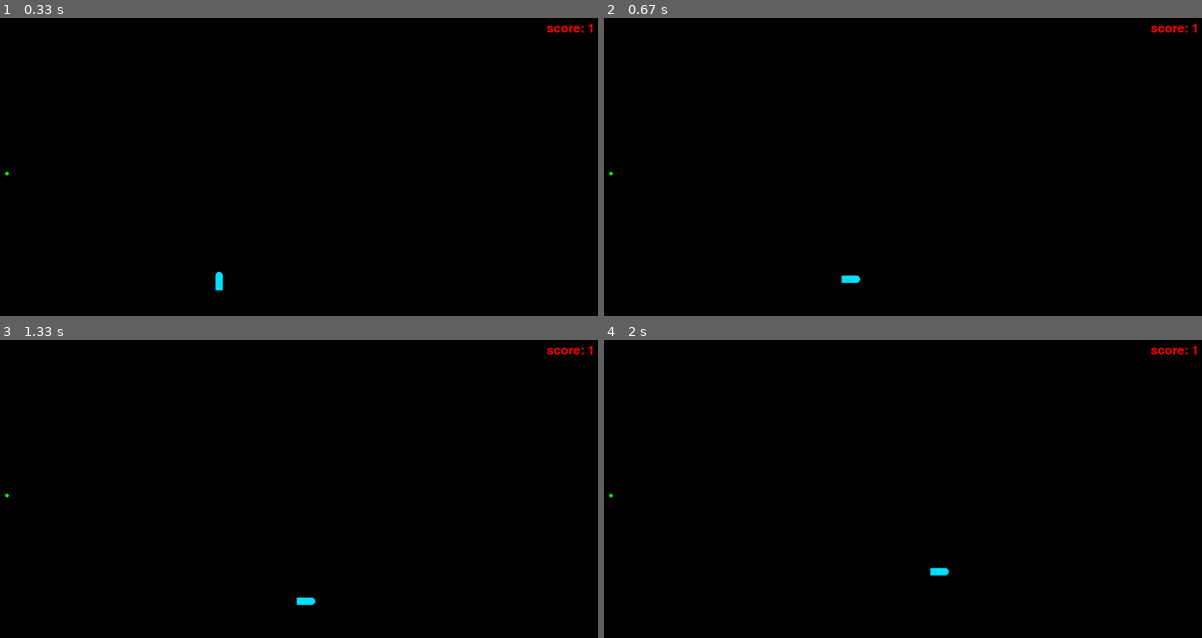
Above: before the commit, frames 1-4 (two rows, left to right).
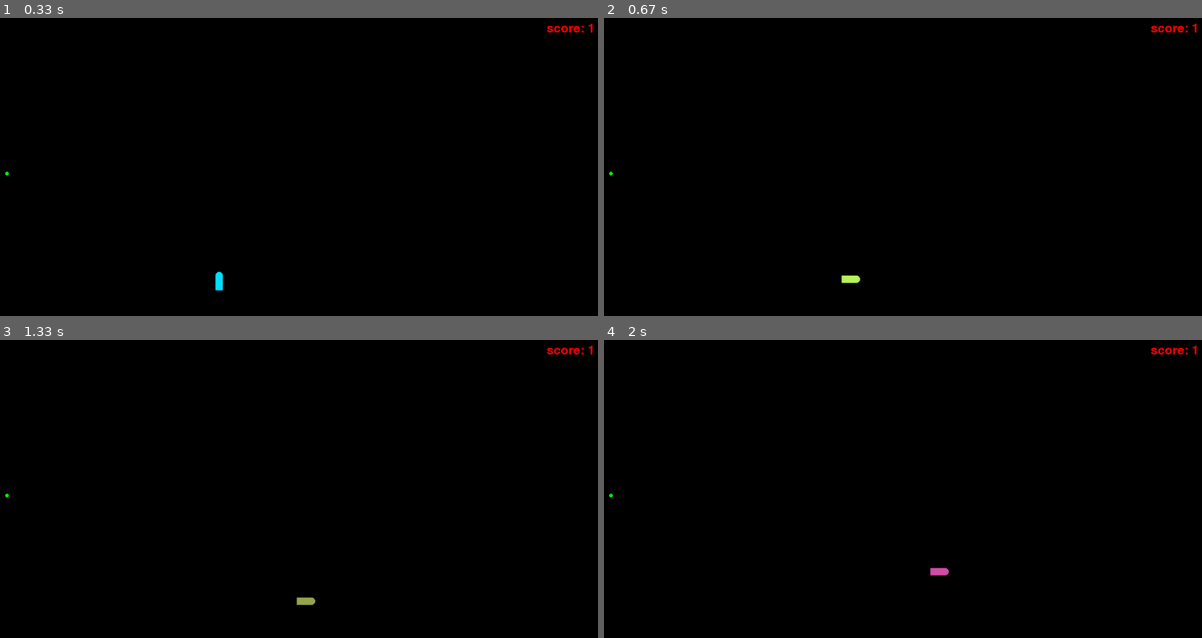
Above: after the commit, the same moments.

Repository: Tijan-cyber/snake_game
Game: pygame game, started from pygame_snejk.py
Same seed, same stepped clock (60 frames per second), same inputs: the game is played once before the commit and once after it.
Inputs:
- Up to frame 1 (0.33 s): no input
- Up to frame 2 (0.67 s): hold Space from 0.33 s (still down); hold Right from 0.33 s (still down)
- Up to frame 3 (1.33 s): release Space at 0.8 s; release Right at 0.8 s; hold Right 0.83-1.3 s; tap Space at 0.9, 1.2 s
- Up to frame 4 (2 s): hold Up 1.33-1.63 s; tap Space at 1.4, 1.73 s; hold Right from 1.67 s (still down)

Frame 1 is identical in both runs. In frame 2, less than 0.1% of the frame differs, in the area x 39-43%, y 86-89%; in frame 3, less than 0.1%; in frame 4, less than 0.1%.

Commit message:
barva kace

Diff:
--- a/pygame_snejk.py
+++ b/pygame_snejk.py
@@ -113,9 +113,13 @@
 		self.hrana = [350, 450]
 		self.znotraj = True
 		self.igra = True
-
-
-
+		self.barva = (0,225,255)
+
+
+
+
+	def sprememba_barve(self):
+		self.barva = (random.randint(0,255), random.randint(0,255), random.randint(0,255))
 
 
 	def znotraj_check(self):
@@ -178,6 +182,11 @@
 
 					if event.key == pygame.K_RIGHT:
 						self.sprememba_smeri("d")
+
+
+					if event.key == pygame.K_SPACE:
+						self.sprememba_barve()
+
 
 			screen.fill(bg)
 
@@ -207,17 +216,17 @@
 				try:
 					if self.pozicije.index(i) == 0:
 						if self.smer == "levo":
-							pygame.draw.circle(screen, (0,225,255), (x,y+10), 10)  #SMER POMEMBNA
+							pygame.draw.circle(screen, self.barva, (x,y+10), 10)  #SMER POMEMBNA
 						elif self.smer == "desno":
-							pygame.draw.circle(screen, (0,225,255), (x+20,y+10), 10)  #SMER POMEMBNA
+							pygame.draw.circle(screen, self.barva, (x+20,y+10), 10)  #SMER POMEMBNA
 						elif self.smer == "gor":
-							pygame.draw.circle(screen, (0,225,255), (x+10,y), 10)  #SMER POMEMBNA
+							pygame.draw.circle(screen, self.barva, (x+10,y), 10)  #SMER POMEMBNA
 
 						elif self.smer == "dol":
-							pygame.draw.circle(screen, (0,225,255), (x+10,y+20), 10)  #SMER POMEMBNA
+							pygame.draw.circle(screen, self.barva, (x+10,y+20), 10)  #SMER POMEMBNA
 
 					else:
-						pygame.draw.rect(screen, (0,225,255), (x,y,20,20))
+						pygame.draw.rect(screen, self.barva, (x,y,20,20))
 				except Exception as e:
 					self.znotraj = False
 
